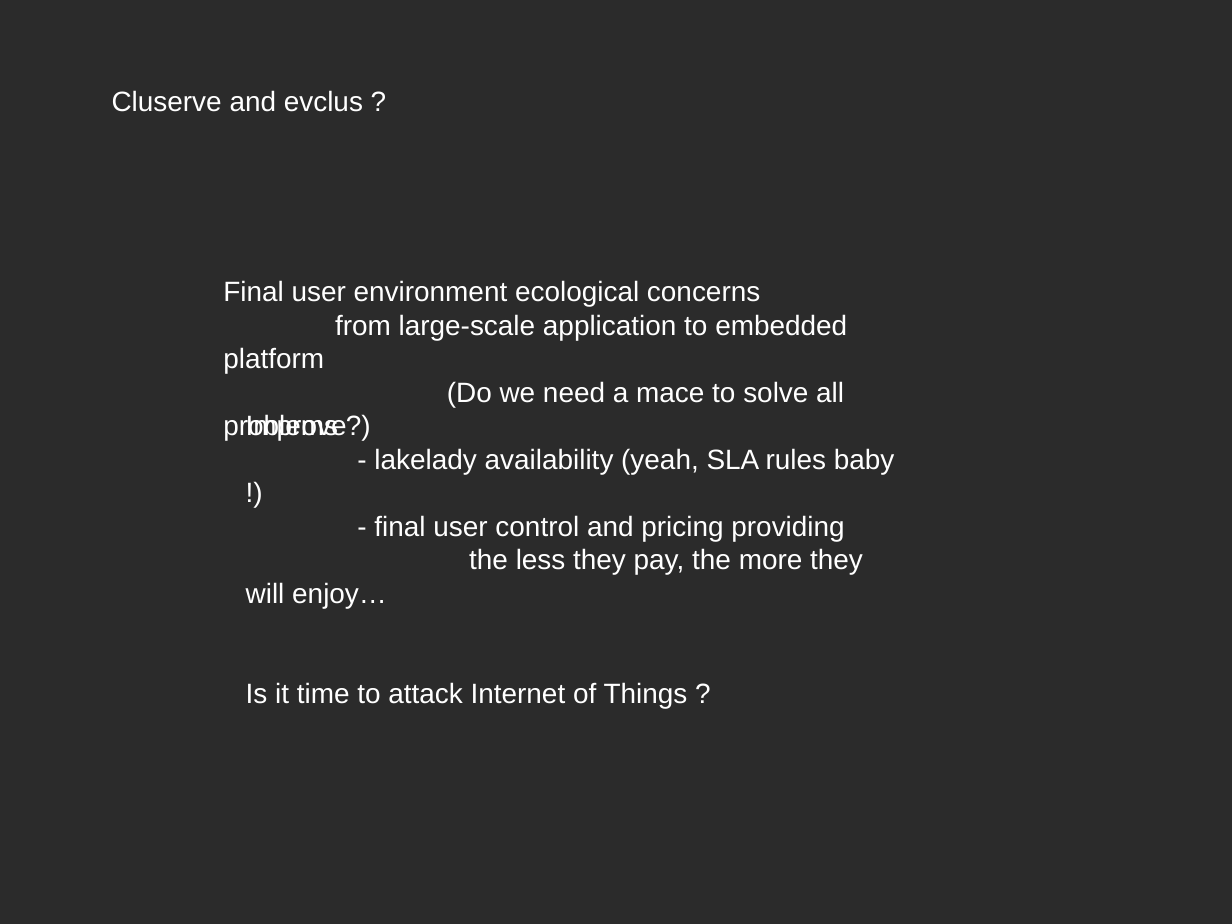
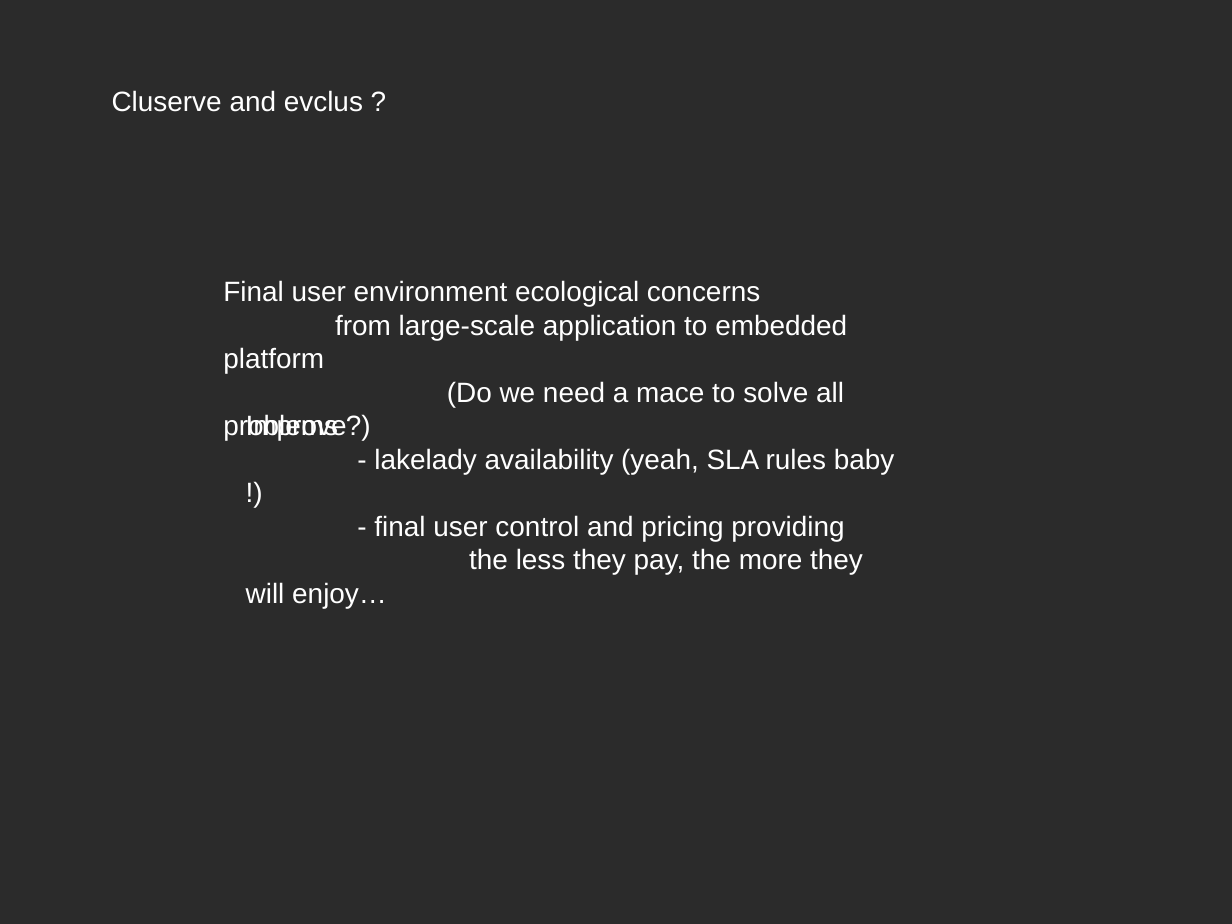
Before and after one commit to wearelumenai/distclus, a slide deck: slide 9 of algo.odp (slide 8 before the commit). Drawn at 1232x924 pixels with LibreOffice and Linux fonts; fonts in the diff are those of the drawing; background and template pictures are left out; a plain dark background stands for a picture behind light text. Boxes give left, top, right and bottom in pixels: in the first picture for what was removed or moved away, otherwise in the second. Text is boxed around its words. In the diff, an @@ line names an element or a change of style, - is before the commit and + after.

```diff
--- a/algo.odp
+++ b/algo.odp
@@ text removed at [246,682,688,709] @@
-Is it time to attack Internet of Things ?
```
Also in this commit, not shown: 5 other slides changed, 2 slides added.
